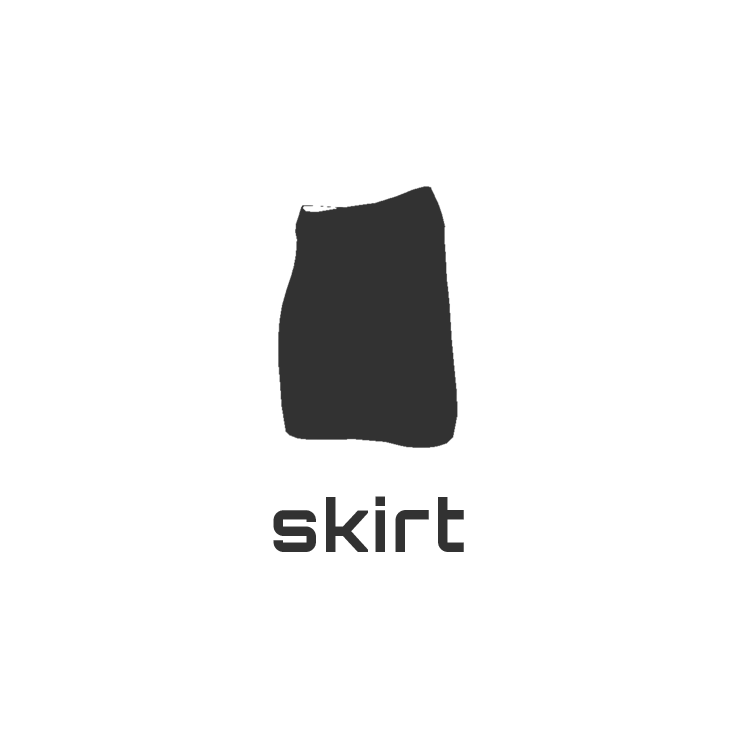
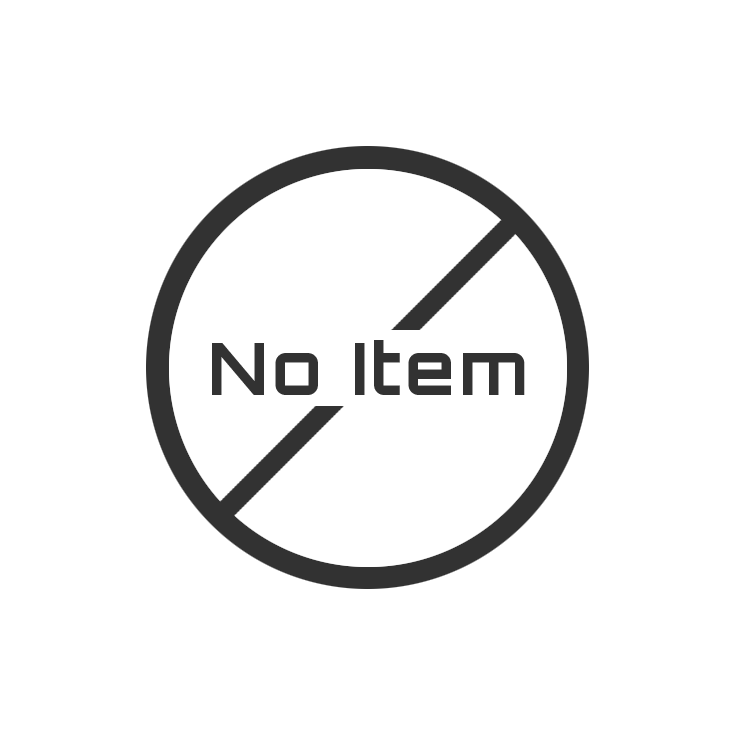
The second 736 × 736 image is a revision of the first. Changes to its layers:
hid "Layer 24" over 278, 186, 458, 448
added layer "Layer 26" above "Layer 25" over 212, 213, 522, 525
added layer "Layer 25" above "hard hat" over 146, 146, 589, 589
painted on "hard hat" over 212, 340, 525, 552
